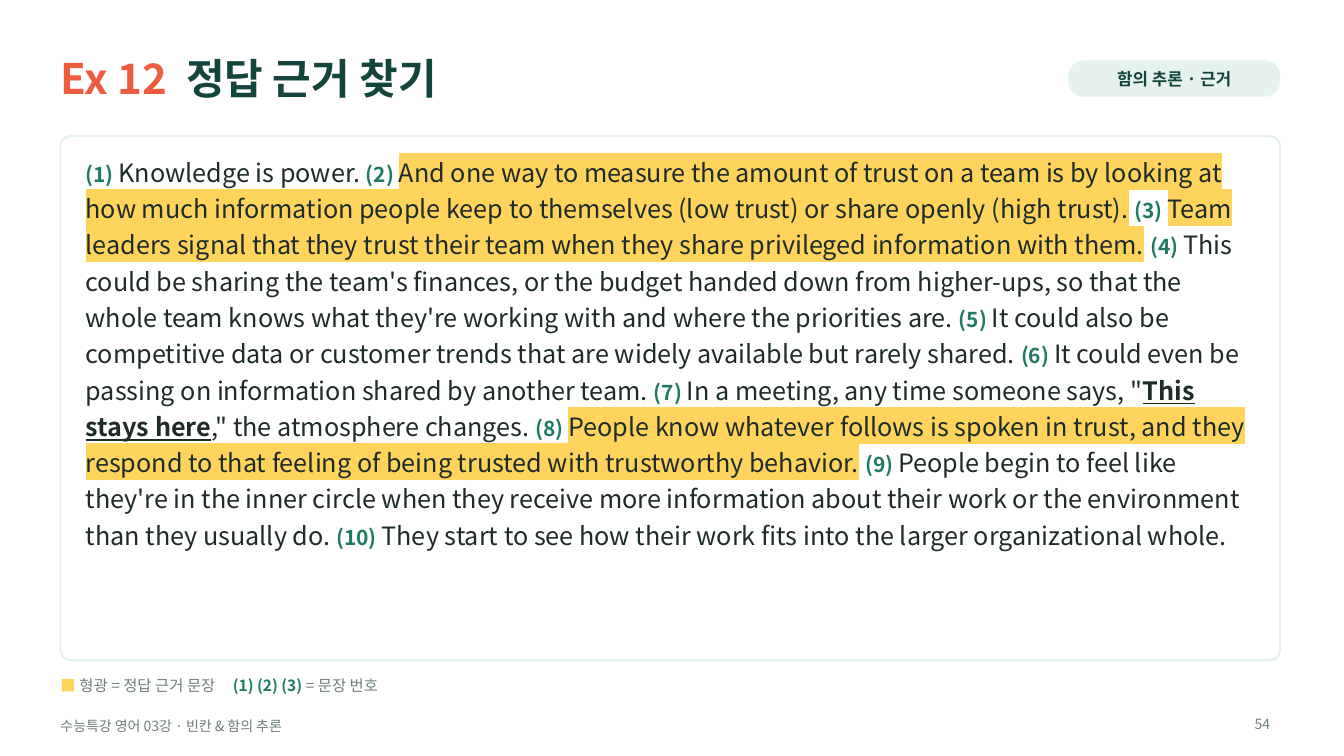
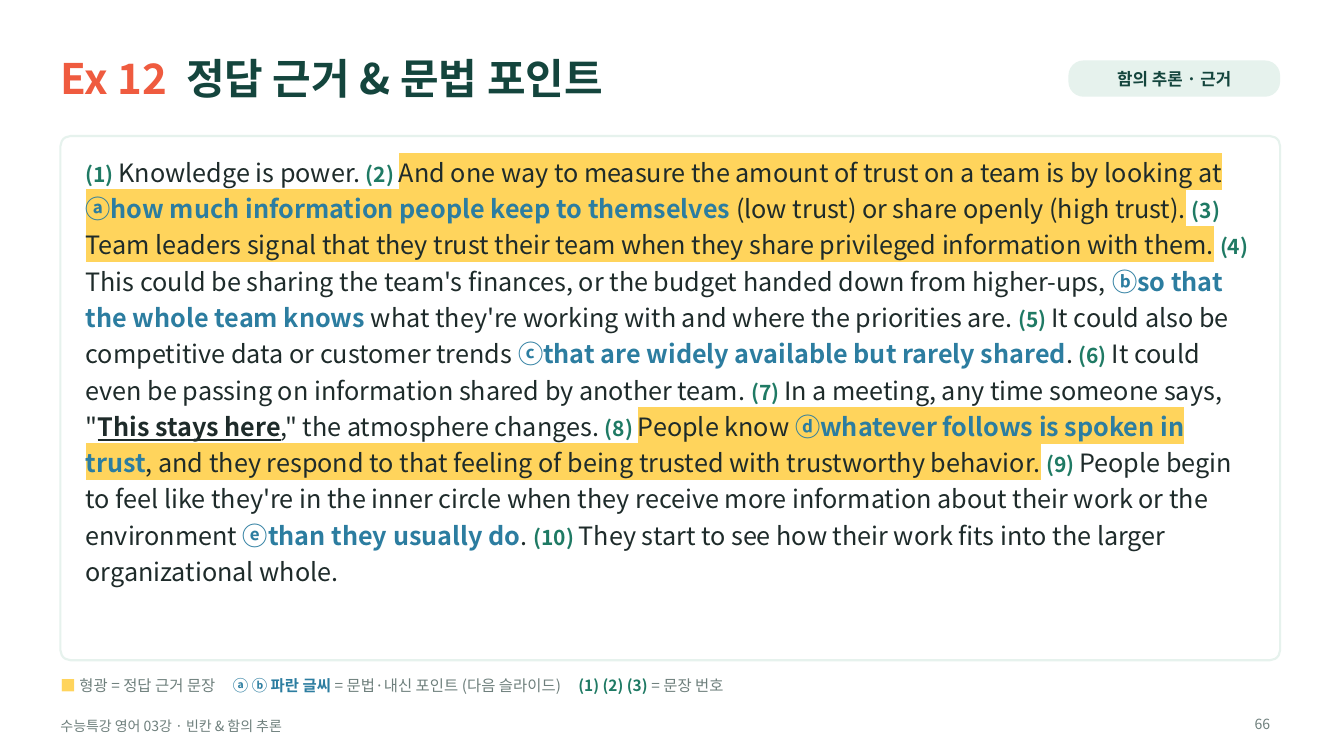
Before and after one commit to HUFSDavid/HUFSDavid, a slide deck: slide 66 of 수능특강_영어_03강_수업PPT.pptx (slide 54 before the commit). Drawn at 1344x756 pixels with LibreOffice and Linux fonts; fonts in the diff are those of the drawing. Boxes give left, top, right and bottom in pixels: in the first picture for what was removed or moved away, otherwise in the second. Text is boxed around its words. In the diff, an @@ line names an element or a change of style, - is before the commit and + after.

```diff
--- a/수능특강_영어_03강_수업PPT.pptx
+++ b/수능특강_영어_03강_수업PPT.pptx
@@ title at box(60, 58, 603, 98): text changed @@
-Ex 12 정답 근거 찾기
+Ex 12 정답 근거 & 문법 포인트
@@ text at box(86, 161, 1248, 587): text changed @@
-(1) Knowledge is power. (2) And one way to measure the amount of trust on a team is by looking at how much information people keep to themselves (low trust) or share openly (high trust). (3) Team leaders signal that they trust their team when they share privileged information with them. (4) This could be sharing the team's finances, or the budget handed down from higher-ups, so that the whole team knows what they're working with and where the priorities are. (5) It could also be competitive data or customer trends that are widely available but rarely shared. (6) It could even be passing on information shared by another team. (7) In a meeting, any time someone says, "This stays here," the atmosphere changes. (8) People know whatever follows is spoken in trust, and they respond to that feeling of being trusted with trustworthy behavior. (9) People begin to feel like they're in the inner circle when they receive more information about their work or the environment than they usually do. (10) They start to see how their work fits into the larger organizational whole.
+(1) Knowledge is power. (2) And one way to measure the amount of trust on a team is by looking at ⓐhow much information people keep to themselves (low trust) or share openly (high trust). (3) Team leaders signal that they trust their team when they share privileged information with them. (4) This could be sharing the team's finances, or the budget handed down from higher-ups, ⓑso that the whole team knows what they're working with and where the priorities are. (5) It could also be competitive data or customer trends ⓒthat are widely available but rarely shared. (6) It could even be passing on information shared by another team. (7) In a meeting, any time someone says, "This stays here," the atmosphere changes. (8) People know ⓓwhatever follows is spoken in trust, and they respond to that feeling of being trusted with trustworthy behavior. (9) People begin to feel like they're in the inner circle when they receive more information about their work or the environment ⓔthan they usually do. (10) They start to see how their work fits into the larger organizational whole.
@@ text at box(79, 678, 723, 694): text changed @@
-■ 형광 = 정답 근거 문장 (1) (2) (3) = 문장 번호
+■ 형광 = 정답 근거 문장 ⓐ ⓑ 파란 글씨 = 문법·내신 포인트 (다음 슬라이드) (1) (2) (3) = 문장 번호
@@ page number at box(1255, 718, 1271, 729): text changed @@
-54
+66
```
Also in this commit, not shown: 12 other slides changed, 13 slides added, 1 slide removed.
